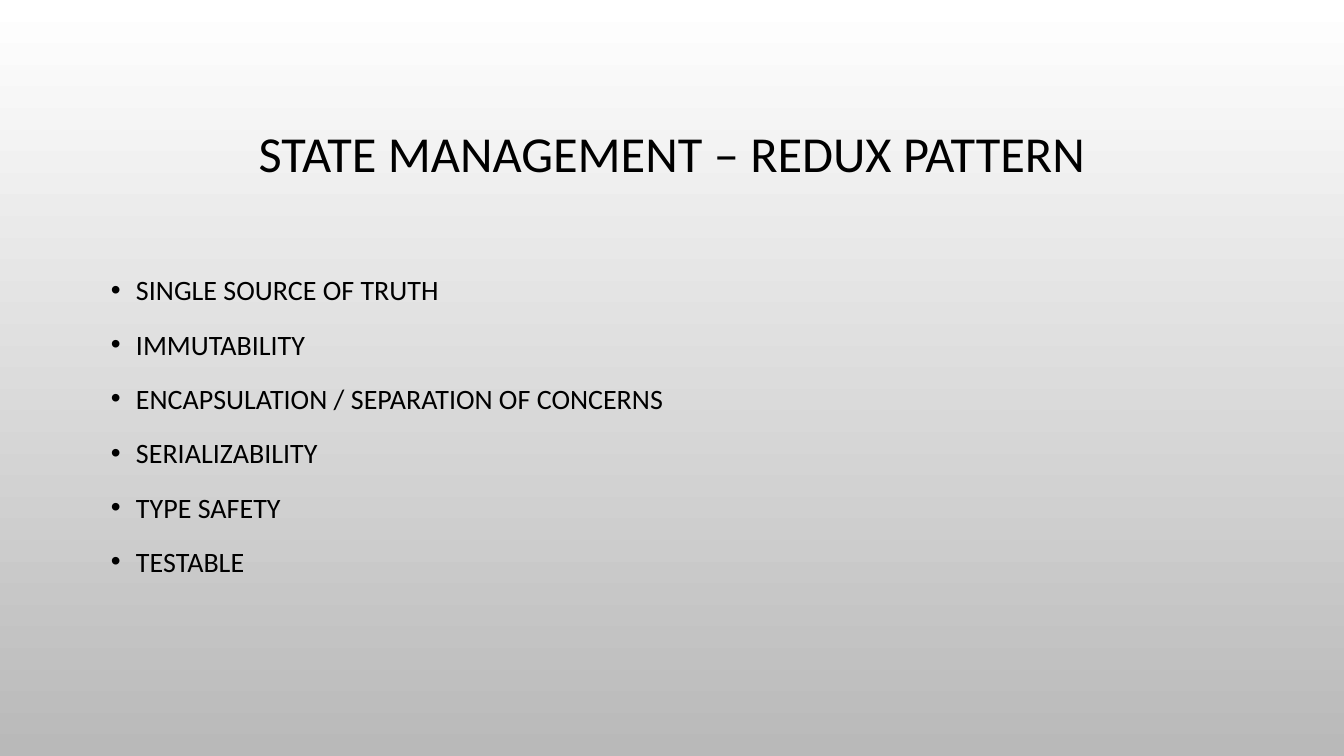
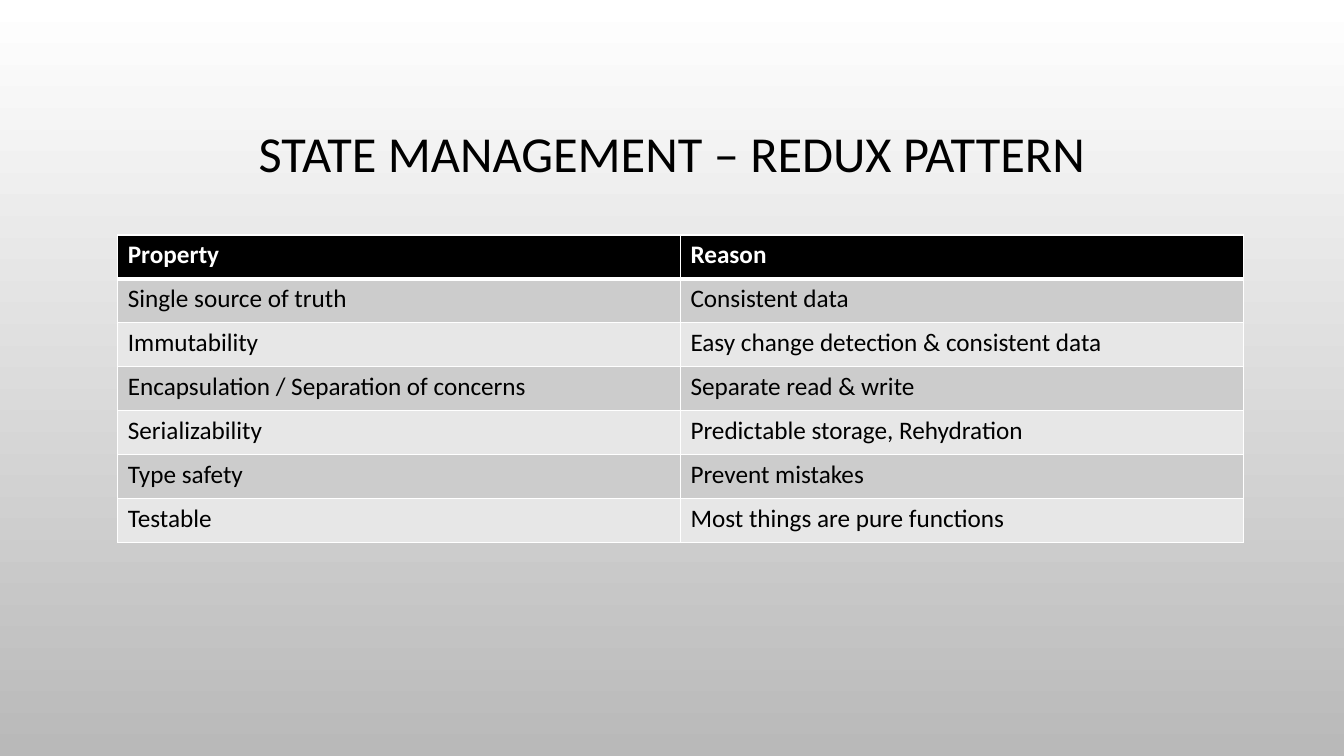
Before and after one commit to bertleemput/reactive-state-management, a slide deck: slide 8 of Reactive State Management.pptx (slide 5 before the commit). Drawn at 1344x756 pixels with LibreOffice and Linux fonts; fonts in the diff are those of the drawing; background and template pictures are left out. Boxes give left, top, right and bottom in pixels: in the first picture for what was removed or moved away, otherwise in the second. Text is boxed around its words. In the diff, an @@ line names an element or a change of style, - is before the commit and + after.

```diff
--- a/Reactive State Management.pptx
+++ b/Reactive State Management.pptx
@@ table added at (x1=118, y1=235, x2=1243, y2=542), 7 rows, 2 columns @@
+Property | Reason
+Single source of truth | Consistent data
+Immutability | Easy change detection & consistent data
+Encapsulation / Separation of concerns | Separate read & write
+Serializability | Predictable storage, Rehydration
+Type safety | Prevent mistakes
+Testable | Most things are pure functions
@@ text removed at (x1=136, y1=282, x2=663, y2=572) @@
-• SINGLE SOURCE OF TRUTH
-• IMMUTABILITY
-• ENCAPSULATION / SEPARATION OF CONCERNS
-• SERIALIZABILITY
-• TYPE SAFETY
-• TESTABLE
```
Also in this commit, not shown: 4 slides added.
